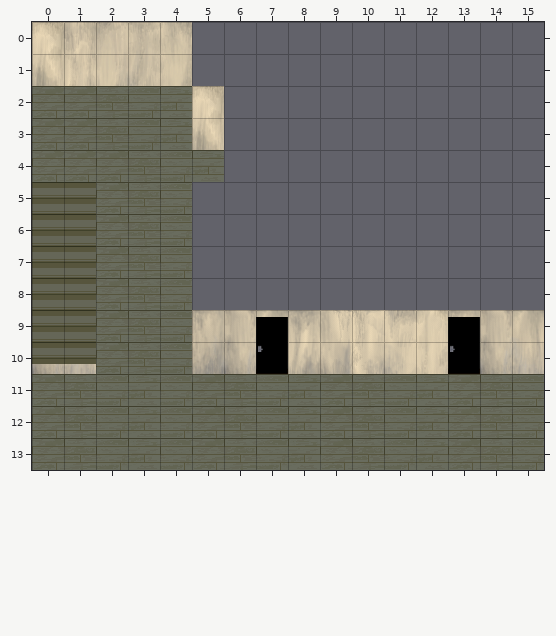
Tiled map -- img/map_pro_tmx/house3_hallway3.tmx. That is the earlier state.
Cells are 32x32 px. Shown: x 0..15, y 0..13.
Once edited:
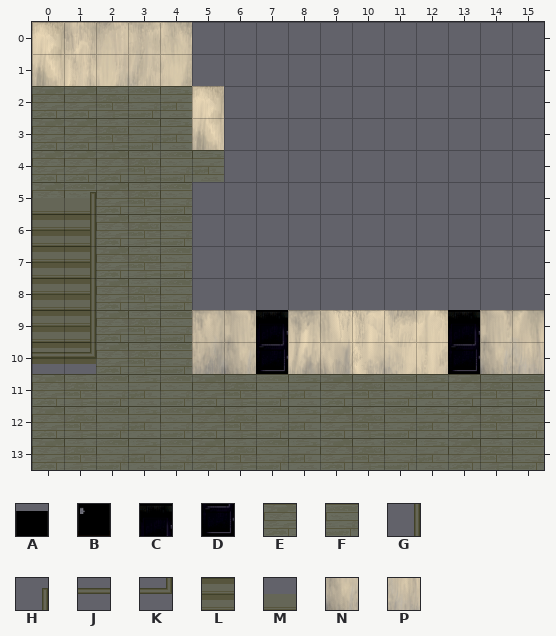
Key: from "add_more": A 8, B 24, C 318, D 334; from "room-01-udw": E 0, F 2, G 46, H 47, J 53, K 54, L 56, M 65, N 1041, P 1042.
_ is an empty cell.
Tiles of an added or newly shown layer are drawn over the layers below it.
Difference:
Layer "layer1":
There is now tile E in row 5 at x 0.
There is now tile F in row 5 at x 1.
Tile N is gone in row 10 at x 0.
Tile P is gone in row 10 at x 1.
Layer "layer2":
The edit turns tile A into tile C in row 9 at x 7 and 13.
The edit turns tile B into tile D in row 10 at x 7 and 13.
The edit turns tile L into tile M in row 5 at x 0 to 1.
Layer "layer3" (added):
There is now tile G in rows 6 to 9 at x 1.
There is now tile H in row 5 at x 1.
There is now tile J in row 10 at x 0.
There is now tile K in row 10 at x 1.
Pixel boxes of the changes (left, top, right, bottom) in both pictures:
changed: (32, 182, 96, 374)
changed: (256, 310, 288, 374)
changed: (448, 310, 480, 374)
